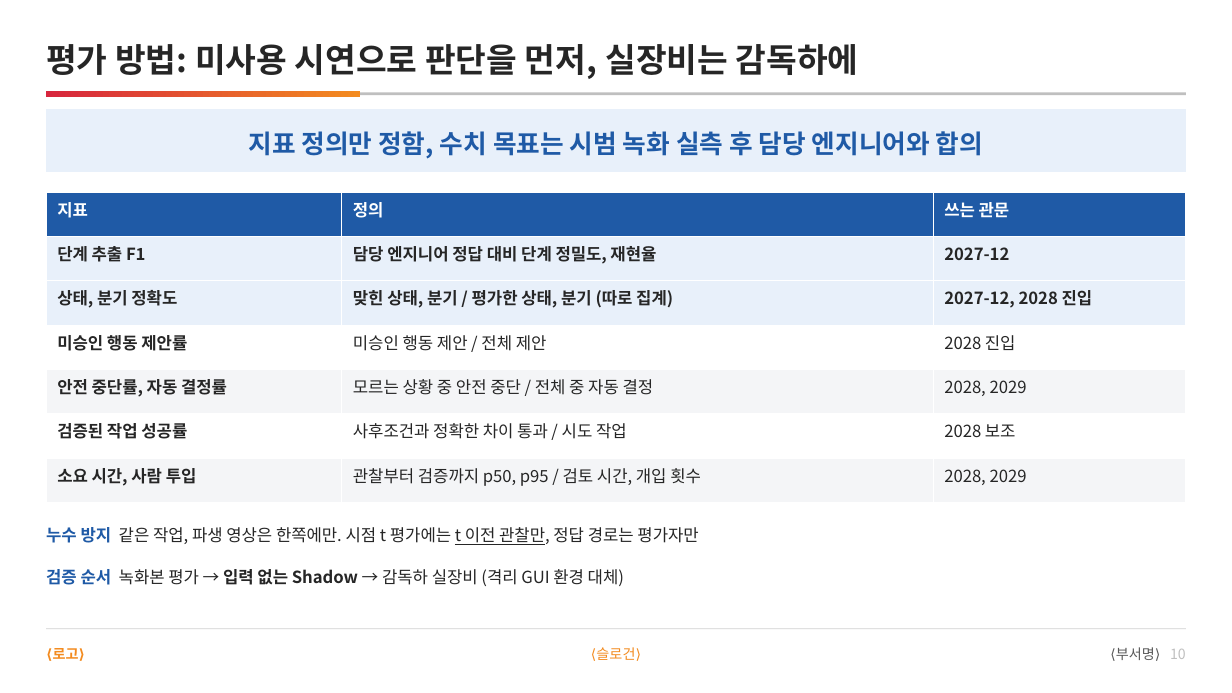
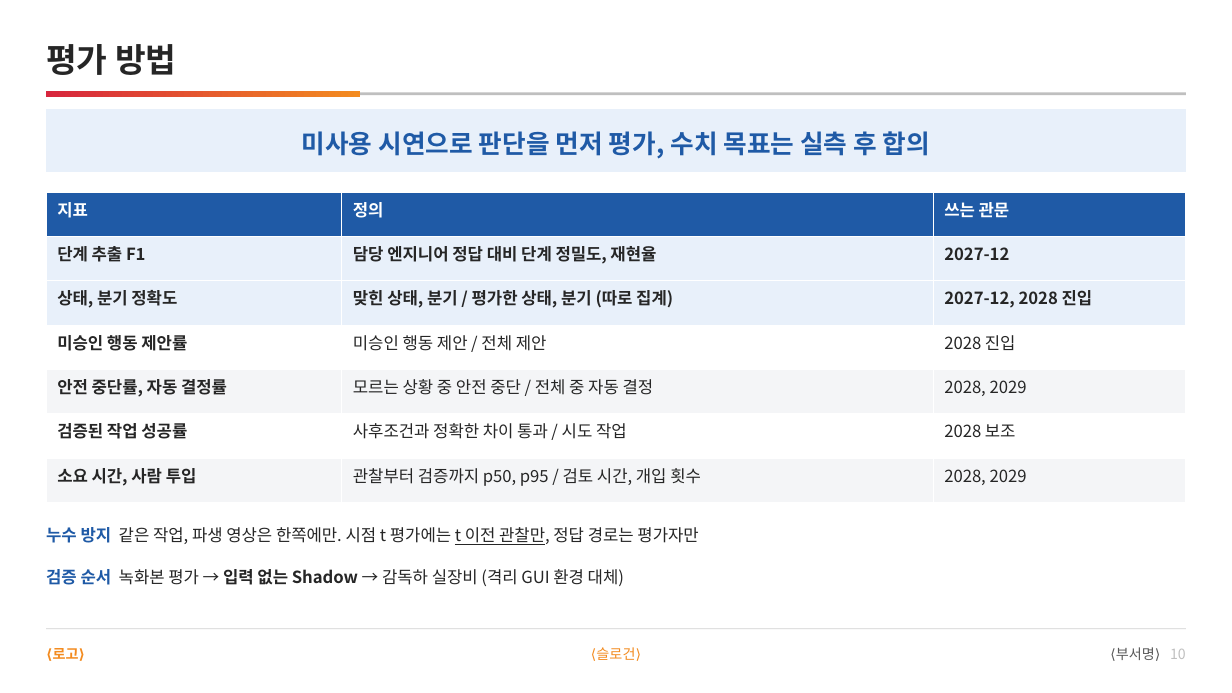
Before and after one commit to DarrenKoi/pm_notes, a slide deck: slide 10 of my-task/arc-tf/deliverables/arc-tf-team-full.pptx. Drawn at 1232x693 pixels with LibreOffice and Linux fonts; fonts in the diff are those of the drawing. Boxes give left, top, right and bottom in pixels: in the first picture for what was removed or moved away, otherwise in the second. Text is boxed around its words. In the diff, an @@ line names an element or a change of style, - is before the commit and + after.

```diff
--- a/my-task/arc-tf/deliverables/arc-tf-team-full.pptx
+++ b/my-task/arc-tf/deliverables/arc-tf-team-full.pptx
@@ text at (46,44,176,75): text changed @@
-평가 방법: 미사용 시연으로 판단을 먼저, 실장비는 감독하에
+평가 방법
@@ text at (302,131,930,159): text changed @@
-지표 정의만 정함, 수치 목표는 시범 녹화 실측 후 담당 엔지니어와 합의
+미사용 시연으로 판단을 먼저 평가, 수치 목표는 실측 후 합의
```
Also in this commit, not shown: 5 other slides changed, 8 other files.
